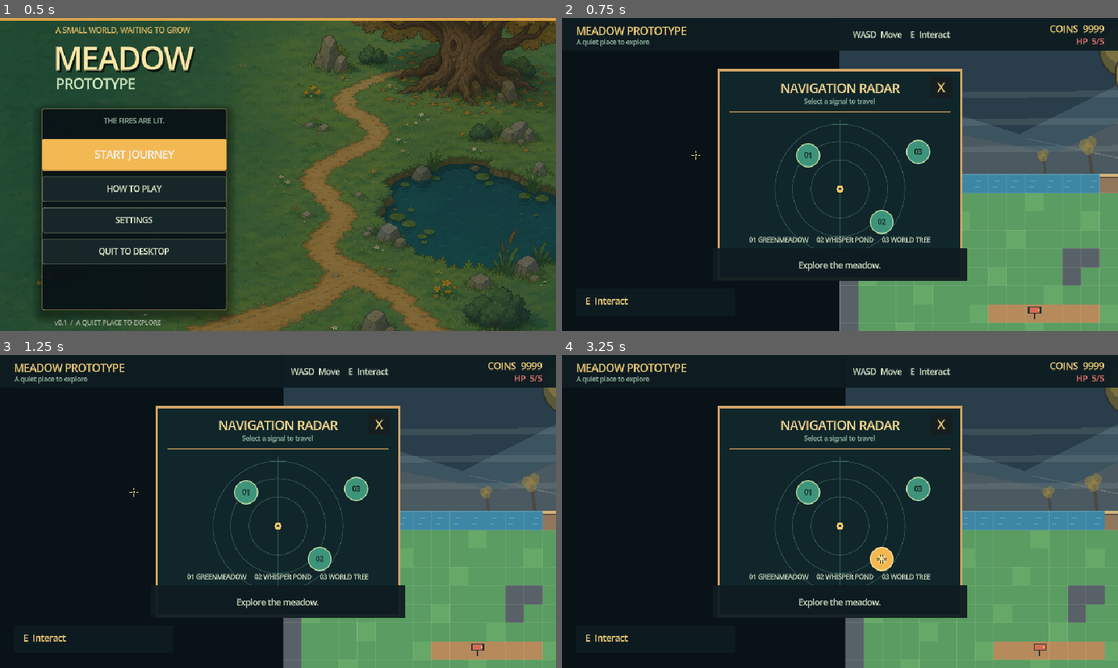
Above: before the commit, frames 1-4 (two rows, left to right).
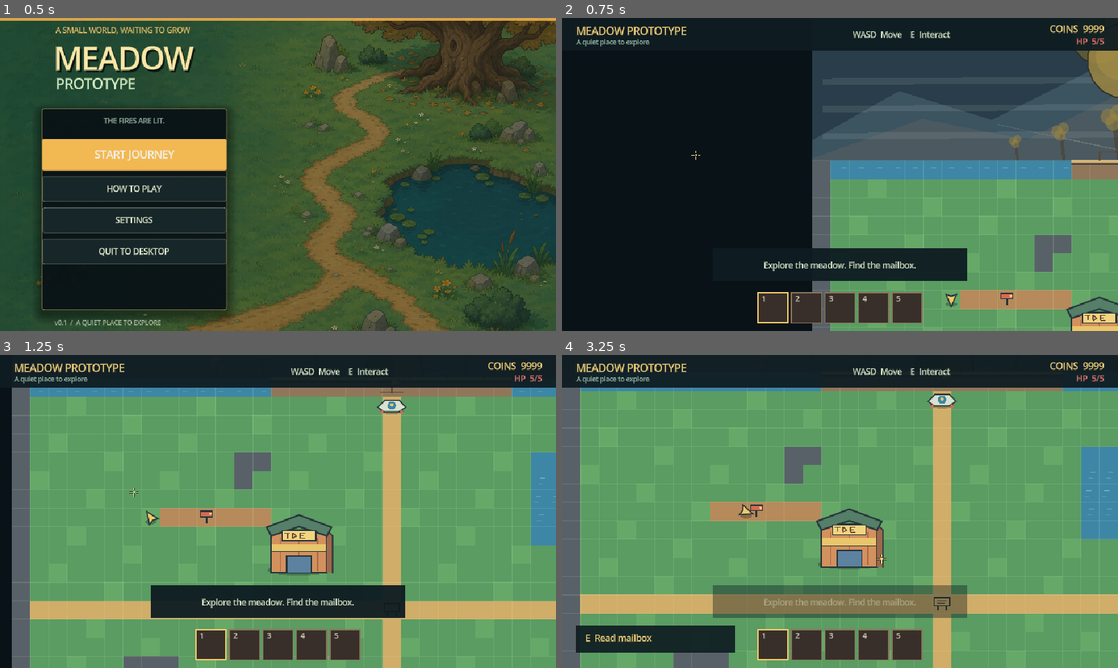
Above: after the commit, the same moments.

Repository: Neikos0493/Project_Grow
Game: Godot game, scene res://MainMenu.tscn
Two runs of this game, one before a commit and one after it. Both use one fixed random seed, a clock stepped at 60 frames per second and the inputs below.
Inputs (mouse positions are in pixels of both pictures, inside the frame that each line leads up to):
- Up to frame 1 (0.5 s): no input
- Up to frame 2 (0.75 s): click "START JOURNEY" at 0.5 s
- Up to frame 3 (1.25 s): no input
- Up to frame 4 (3.25 s): tap Enter (ui_accept) at 1.25, 1.52 s; move the mouse to (962, 495) at 1.27 s; press the mouse at (962, 495) at 1.28 s; hold D (move_right) 1.28-2 s; release the mouse at (962, 495) at 2 s; click (806, 492) at 2 s, where only the run before the commit has a clickable "01"; click (878, 558) at 2.75 s, where only the run before the commit has a clickable "02"

Frame 1 is identical in both runs. In frame 2, 29% of the frame differs, in the area x 4-100%, y 10-100%; in frame 3, 73%; in frame 4, 77%, in the area x 0-100%, y 10-100%.
Error before the commit: Parse Error: Expected indented block after "if" block. (res://scripts/main.gd:341)

Commit message:
Fix localized shop price reference

Diff:
--- a/scripts/main.gd
+++ b/scripts/main.gd
@@ -107,7 +107,6 @@
 	$HUD/DeathOverlay/DeathCard/DeathTitle.text = _msg("YOU FAINTED", "你昏倒了")
 	$HUD/DeathOverlay/DeathCard/RespawnInstruction.text = _msg("Hold SPACE for 2 seconds to return", "长按空格键 2 秒返回")
 	$HUD/ShopPanel/DimLabel.text = _msg("WOODLAND SHOP", "林地商店")
-	$HUD/ShopPanel/Price.text = _msg("50 COINS", "50 金币")
 
 func _process(delta: float) -> void:
 	crosshair.queue_redraw()
@@ -338,7 +337,6 @@
 	if item_id.is_empty():
 		_show_toast(_msg("This slot is empty.", "当前栏位为空。"))
 		return
-	if not inventory.is_droppable(item_id):
 	if not inventory.is_droppable(item_id):
 		_show_toast(_msg("%s cannot be dropped." % inventory.get_item_name(item_id), "%s不能丢弃。" % inventory.get_item_name(item_id)))
 		return
@@ -394,7 +392,6 @@
 				return
 			_show_toast(_msg("Seed planted. It will mature in 3 seconds.", "种子已种下，3 秒后成熟。"))
 		YELLOW_BALL:
-		YELLOW_BALL:
 			_spawn_projectile(origin + direction * 14.0, direction, WORLD_MASK | PLANT_MASK, 1, player, Color("#f3c969"))
 		MELEE_WEAPON:
 			melee_weapon.try_swing(direction)
